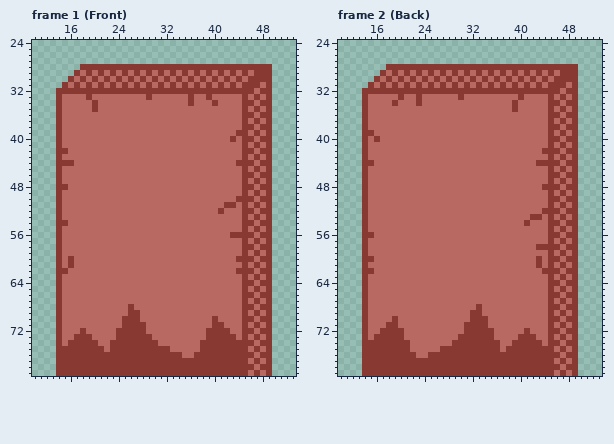
File history of a pixel-art file, ElevatorGame/Content/graphics/characters/Box.aseprite. Above: the version before the commit.
64x80 pixels, 3 frames. Shown: frame 1 (Front): x 10..53, y 24..79; frame 2 (Back): x 10..53, y 24..79. The commit also changed other frames, which this record leaves out.
After the commit:
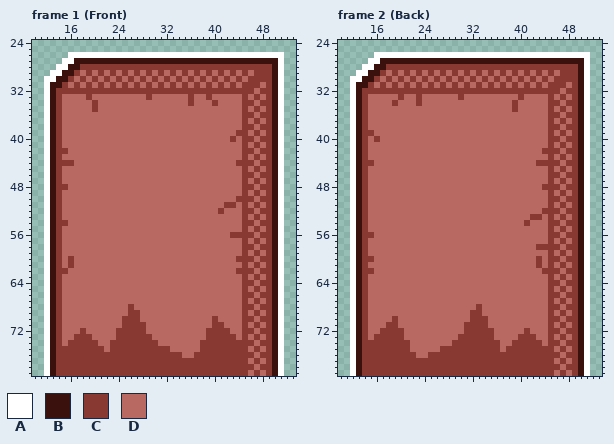
Palette (. is transparent): A #ffffff  B #3b110e  C #883932  D #b86962
Difference:
Frame 1 (Front):
y 26: x 16..51 .................................... -> AAAAAAAAAAAAAAAAAAAAAAAAAAAAAAAAAAAA
y 27: x 15..51 ..................................... -> AABBBBBBBBBBBBBBBBBBBBBBBBBBBBBBBBBBA
y 28: x 14..17 .... -> AABB; x 50..51 .. -> BA
y 29: x 13..16 .... -> AABB; x 50..51 .. -> BA
y 30: x 12..15 .... -> AABB; x 50..51 .. -> BA
y 31: x 12..14 ... -> ABB; x 50..51 .. -> BA
y 32..79: x 12..13 .. -> AB; x 50..51 .. -> BA
Frame 2 (Back): the same change as frame 1 (Front)
Where, in picture pixels (left, top, right, bottom), the same in both pictures:
added: (44, 52, 284, 376)
added: (350, 52, 590, 376)
